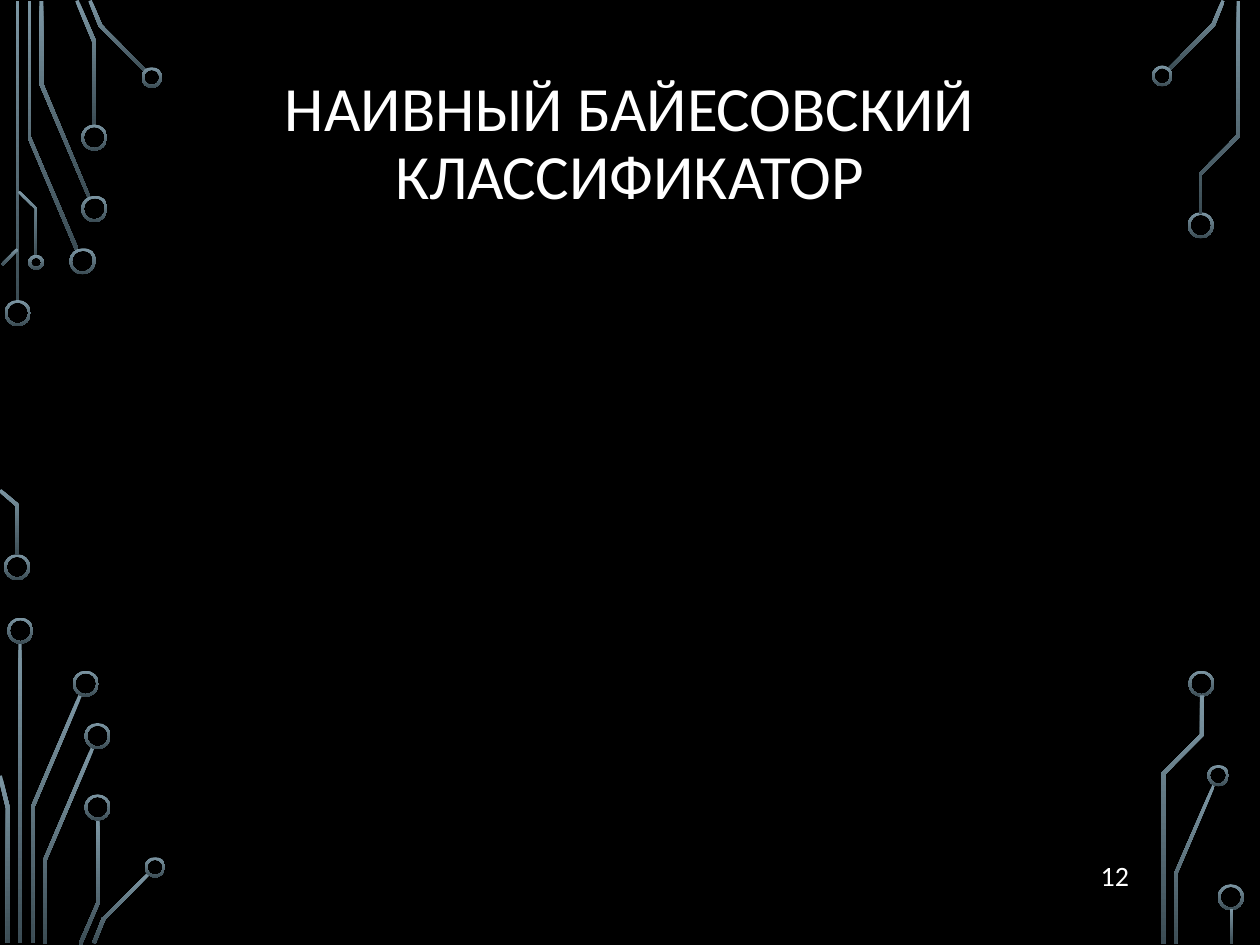
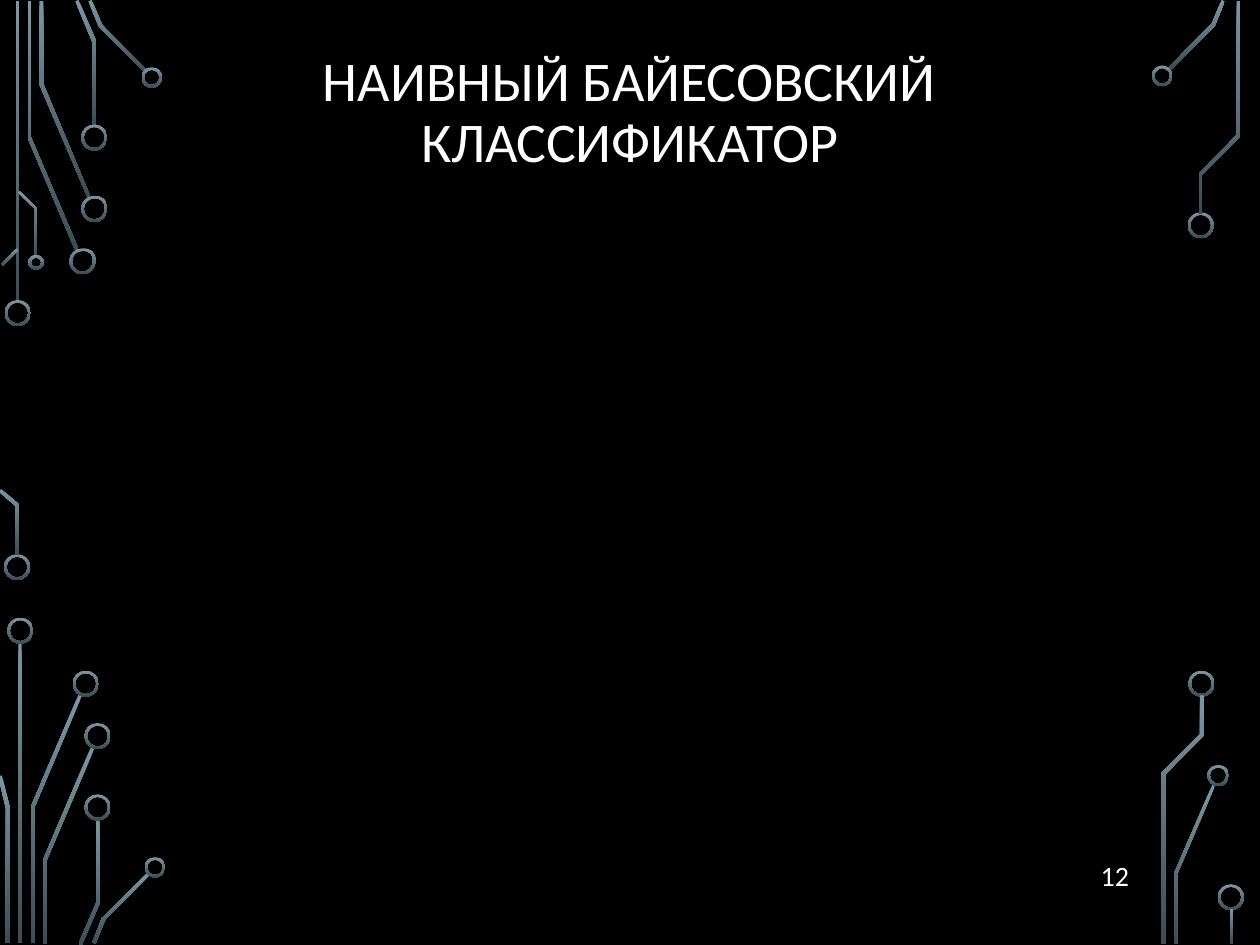
Before and after one commit to BizinMitya/WebFilter, a slide deck: slide 12 of diploma/Проектирование и разработка веб-фильтра для обеспечения контроля доступа к сетевым ресурсам.pptx. Drawn at 1260x945 pixels with LibreOffice and Linux fonts; fonts in the diff are those of the drawing; grey boxes stand for pictures; background and template pictures are left out. Boxes give left, top, right and bottom in pixels: in the first picture for what was removed or moved away, otherwise in the second. Text is boxed around its words. In the diff, an @@ line names an element or a change of style, - is before the commit and + after.

```diff
--- a/diploma/Проектирование и разработка веб-фильтра для обеспечения контроля доступа к сетевым ресурсам.pptx
+++ b/diploma/Проектирование и разработка веб-фильтра для обеспечения контроля доступа к сетевым ресурсам.pptx
@@ title "НАИВНЫЙ БАЙЕСОВСКИЙ КЛАССИФИКАТОР" moved from (x1=285, y1=80, x2=974, y2=200) to (x1=323, y1=56, x2=936, y2=163) @@
@@ title "НАИВНЫЙ БАЙЕСОВСКИЙ КЛАССИФИКАТОР" at (x1=323, y1=56, x2=936, y2=163): size 36 to 32 pt @@
```
Also in this commit, not shown: 7 other slides changed.
